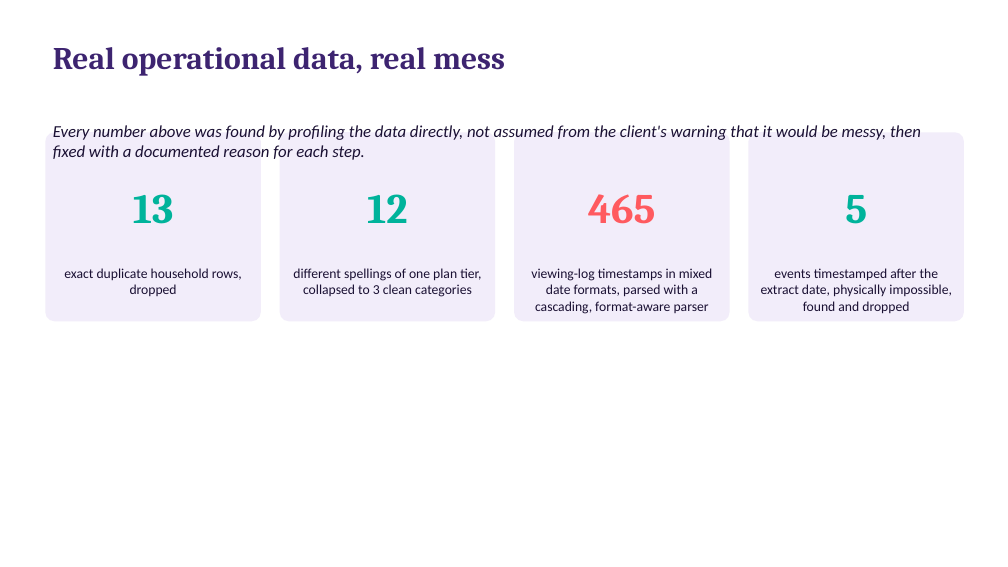
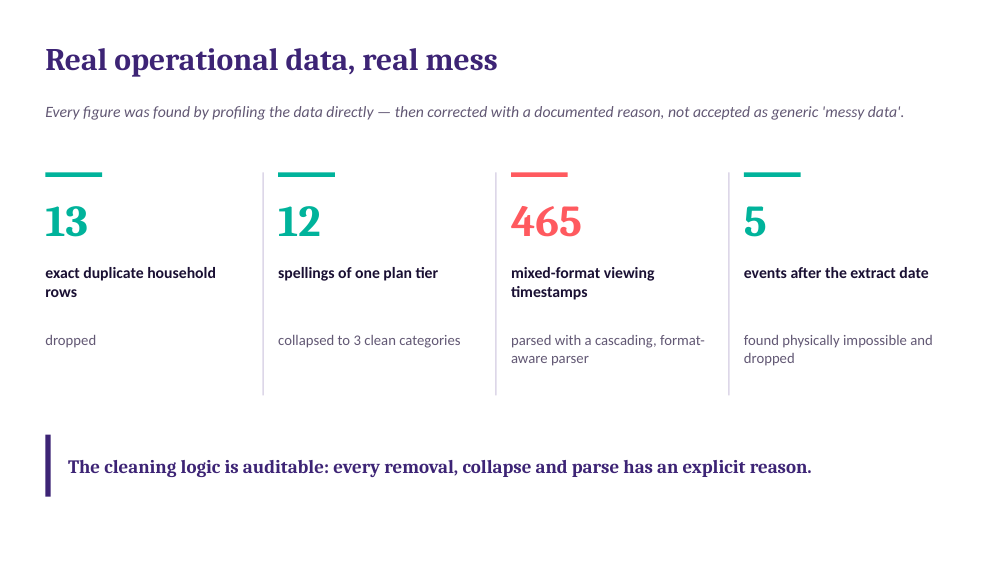
Before and after one commit to SandileJ/CAP182_SS1_SS2, a slide deck: slide 9 of SS3_PartC_Presentation.pptx. Drawn at 1008x567 pixels with LibreOffice and Linux fonts; fonts in the diff are those of the drawing. Boxes give left, top, right and bottom in pixels: in the first picture for what was removed or moved away, otherwise in the second. Text is boxed around its words. In the diff, an @@ line names an element or a change of style, - is before the commit and + after.

Commit message:
Finalize SS3 Part C slide deck layout
Manual layout and structure touch-ups in PowerPoint.

```diff
--- a/SS3_PartC_Presentation.pptx
+++ b/SS3_PartC_Presentation.pptx
@@ title "Real operational data, real mess" at [45, 48, 498, 77]: text colour #3D2470 to #3D2475; vertical alignment top to middle @@
@@ text added at [45, 106, 905, 120], 15 pt, text #625874, italic @@
+Every figure was found by profiling the data directly — then corrected with a documented reason, not accepted as generic 'messy data'.
@@ rounded rectangle removed at [45, 132, 261, 321] @@
@@ text removed at [53, 125, 921, 160] @@
-Every number above was found by profiling the data directly, not assumed from the client's warning that it would be messy, then fixed with a documented reason for each step.
@@ rounded rectangle removed at [280, 132, 495, 321] @@
@@ rounded rectangle removed at [514, 132, 730, 321] @@
@@ rounded rectangle removed at [749, 132, 964, 321] @@
@@ rectangle added at [45, 172, 102, 177], fill #00B39B @@
@@ rectangle added at [262, 172, 264, 395], fill #DDD7E8 @@
@@ rectangle added at [278, 172, 335, 177], fill #00B39B @@
@@ rectangle added at [495, 172, 497, 395], fill #DDD7E8 @@
@@ rectangle added at [511, 172, 568, 177], fill #FF5A5F @@
@@ rectangle added at [728, 172, 730, 395], fill #DDD7E8 @@
@@ rectangle added at [744, 172, 801, 177], fill #00B39B @@
@@ text "13": place and size @@
-text "13" at [133, 194, 174, 224]
+text "13" at [45, 206, 88, 237]
@@ text "12": place and size @@
-text "12" at [367, 194, 407, 223]
+text "12" at [278, 206, 321, 236]
@@ text "465": place and size @@
-text "465" at [588, 194, 656, 224]
+text "465" at [511, 206, 582, 237]
@@ size 40 to 42 pt; alignment centre to left; vertical alignment middle to top in 4 elements at [45, 206, 88, 237], [278, 206, 321, 236], [511, 206, 582, 237], [744, 206, 767, 237] @@
@@ text "5": place and size @@
-text "5" at [845, 195, 867, 224]
+text "5" at [744, 206, 767, 237]
@@ text at [45, 267, 216, 297]: text changed; size 13 to 15 pt; bold on @@
-exact duplicate household rows, dropped
+exact duplicate household rows
@@ text at [278, 267, 439, 281]: text changed; size 13 to 15 pt; bold on @@
-different spellings of one plan tier, collapsed to 3 clean categories
+spellings of one plan tier
@@ text added at [511, 267, 655, 300], 15 pt, text #1A1033, bold @@
+mixed-format viewing timestamps
@@ text at [744, 267, 928, 278]: text changed; size 13 to 15 pt; bold on @@
-events timestamped after the extract date, physically impossible, found and dropped
+events after the extract date
@@ text added at [45, 335, 96, 348], 14 pt, text #625874 @@
+dropped
@@ text added at [278, 335, 460, 348], 14 pt, text #625874 @@
+collapsed to 3 clean categories
@@ text at [511, 335, 705, 366]: text changed; size 13 to 14 pt; text colour #1A1033 to #625874 @@
-viewing-log timestamps in mixed date formats, parsed with a cascading, format-aware parser
+parsed with a cascading, format-aware parser
@@ text added at [744, 335, 932, 366], 14 pt, text #625874 @@
+found physically impossible and dropped
@@ rectangle added at [45, 435, 51, 497], fill #3D2475 @@
@@ text added at [68, 460, 812, 477], 18 pt, text #3D2475, bold @@
+The cleaning logic is auditable: every removal, collapse and parse has an explicit reason.
```
Also in this commit, not shown: 14 other slides changed.
